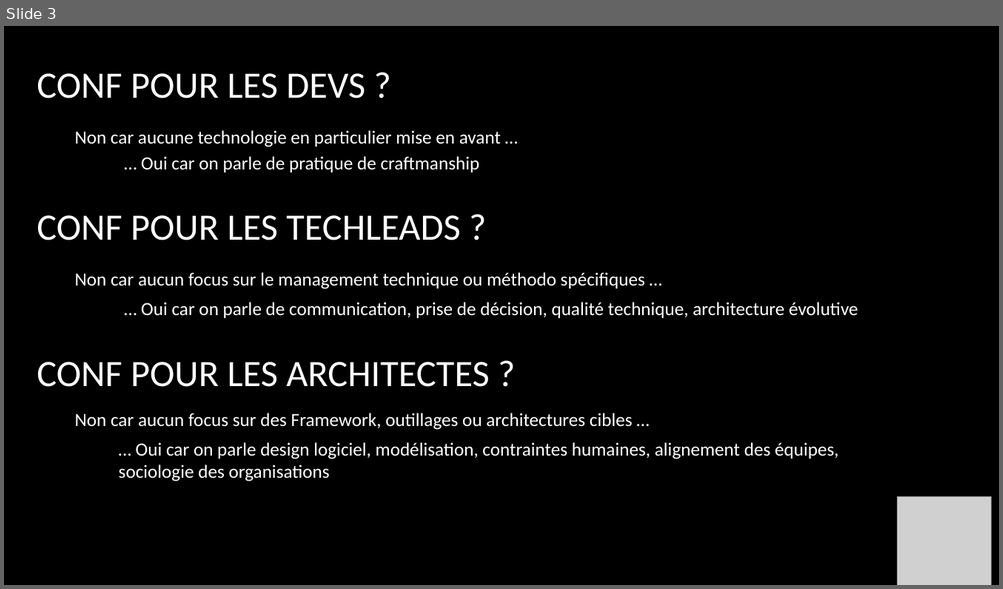
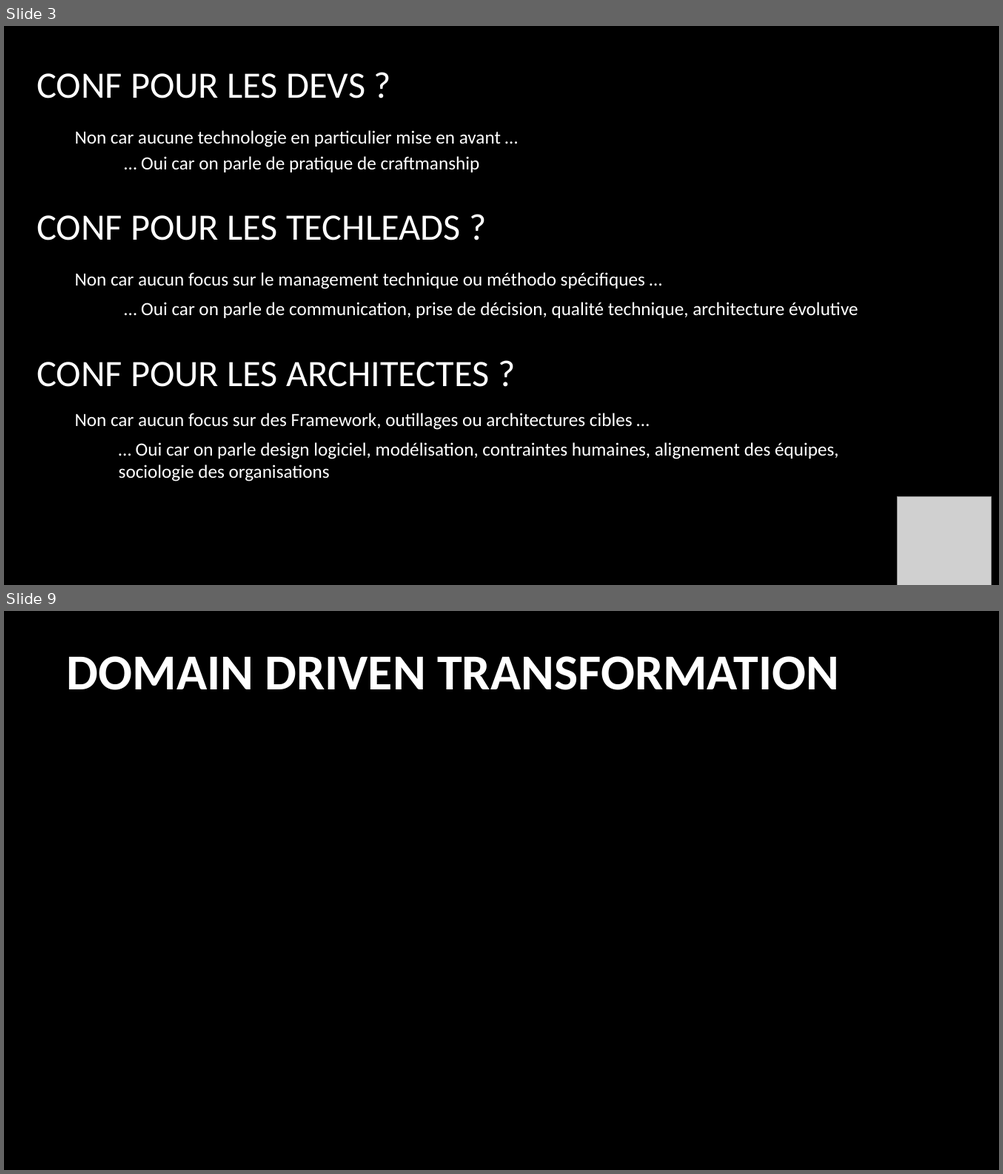
Before and after one commit to b16d/Article, a slide deck: Newcraft2025.pptx. Shown one above the other, each under a label of ours: slide 3 before the commit, slides 3 and 9 after it; the slides between them are not shown. The pictures are 1003x589 and 1003x1174 pixels, drawn with LibreOffice and Linux fonts; fonts in the diff are those of the drawing; grey boxes stand for pictures; background and template pictures are left out. Boxes give left, top, right and bottom in pixels: in the first picture for what was removed or moved away, otherwise in the second. Text is boxed around its words. In the diff, an @@ line names an element or a change of style, - is before the commit and + after.

```diff
--- a/Newcraft2025.pptx
+++ b/Newcraft2025.pptx
@@ slide 9 added at box(4, 611, 999, 1170), background picture (left out) @@
@@ title added at box(67, 656, 839, 690), 48.6 pt, text #FFFFFF, bold @@
+DOMAIN DRIVEN TRANSFORMATION
```
Also in this commit, not shown: 1 slide changed, 6 other slides added.
